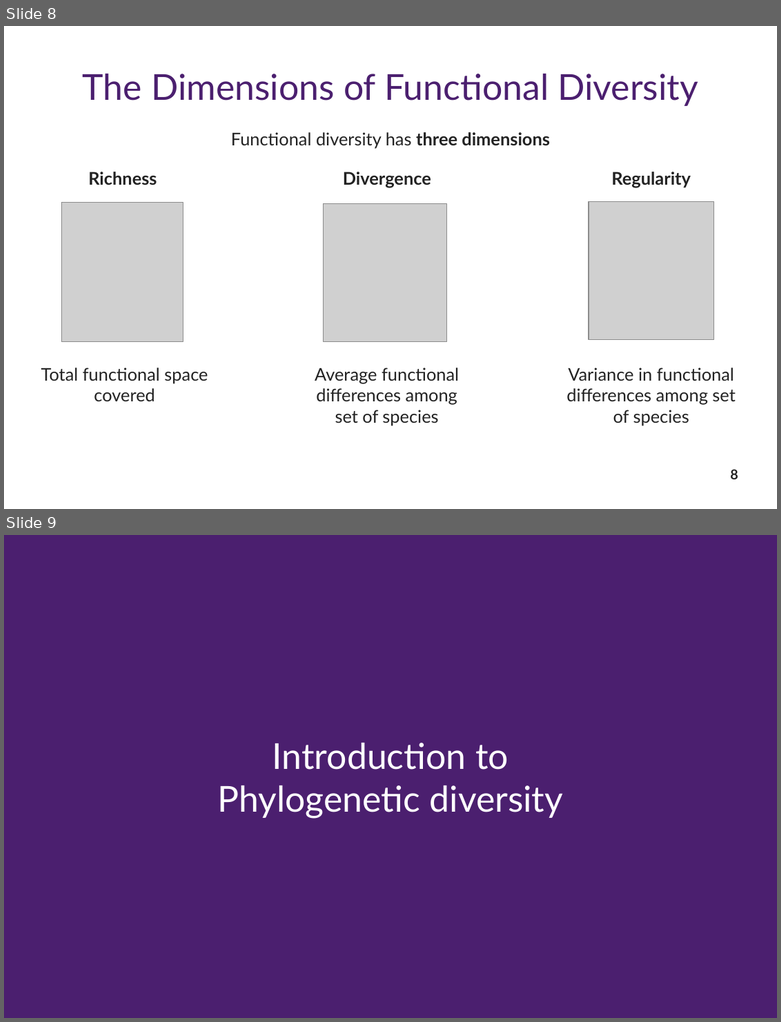
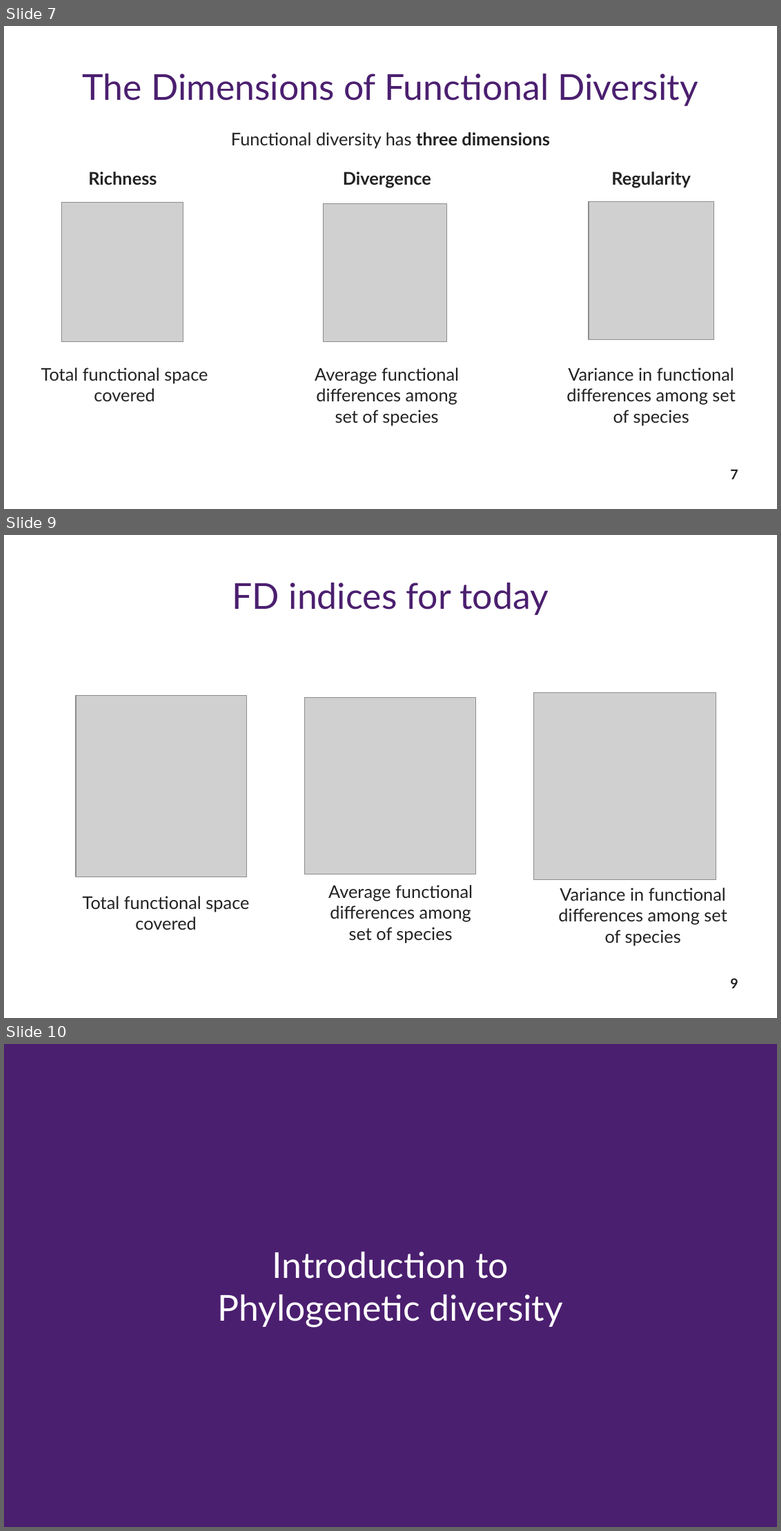
Before and after one commit to Rekyt/biodiversity_facets_tutorial, a slide deck: biodiversity_facets_presentation.odp. Shown one above the other, each under a label of ours: slides 8 and 9 before the commit, slides 7, 9 and 10 after it; the slides between them are not shown. The pictures are 781x1022 and 781x1531 pixels, drawn with LibreOffice and Linux fonts; fonts in the diff are those of the drawing; grey boxes stand for pictures. Boxes give left, top, right and bottom in pixels: in the first picture for what was removed or moved away, otherwise in the second. Text is boxed around its words. In the diff, an @@ line names an element or a change of style, - is before the commit and + after.

```diff
--- a/biodiversity_facets_presentation.odp
+++ b/biodiversity_facets_presentation.odp
@@ slide 9 added at bbox=[4, 535, 777, 1018], background #FFFFFF @@
@@ title added at bbox=[232, 583, 548, 615], 36.7 pt, text #4B1F6F @@
+FD indices for today
@@ picture added at bbox=[76, 696, 247, 877] @@
@@ picture added at bbox=[305, 698, 476, 874] @@
@@ picture added at bbox=[534, 693, 717, 880] @@
@@ text added at bbox=[328, 885, 473, 943], 18 pt, text #222222 @@
+Average functional differences among
+set of species
@@ text added at bbox=[83, 896, 249, 930], 18 pt, text #222222 @@
+Total functional space covered
@@ text added at bbox=[558, 888, 726, 946], 18 pt, text #222222 @@
+Variance in functional differences among set of species
@@ page number added at bbox=[730, 978, 737, 988], 14 pt, text #222222, bold @@
+9
@@ what was slide 8 is now slide 7 @@
@@ page number at bbox=[730, 469, 737, 479]: text changed @@
-8
+7
@@ what was slide 9 is now slide 10 @@
```
Also in this commit, not shown: 4 slides changed, 8 other slides added, 4 slides removed.
